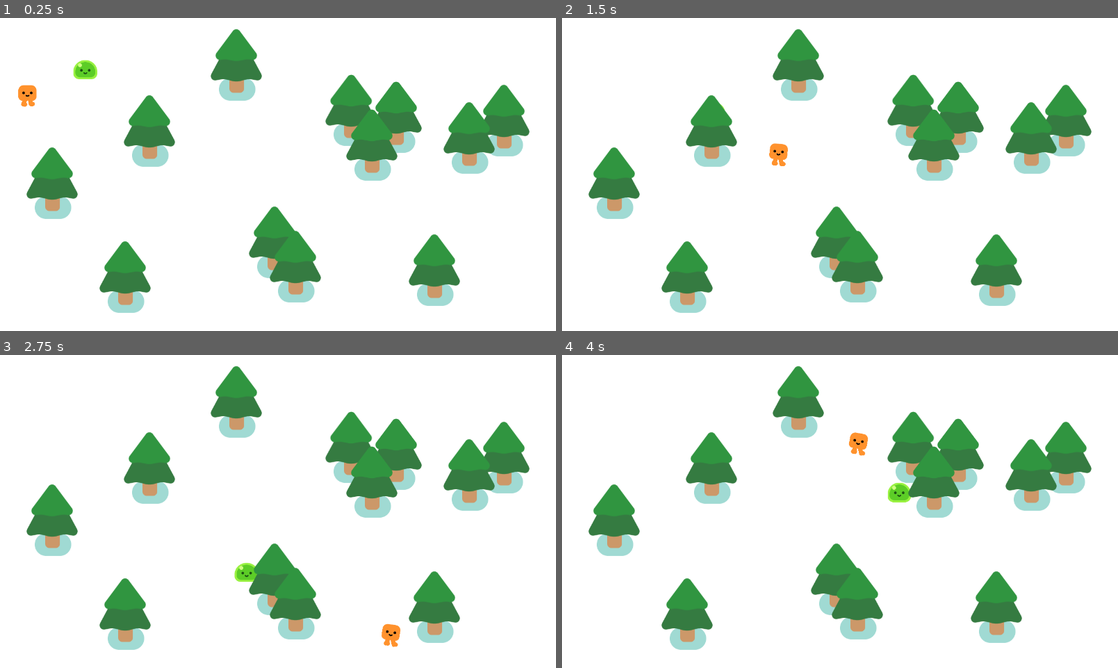
Above: before the commit, frames 1-4 (two rows, left to right).
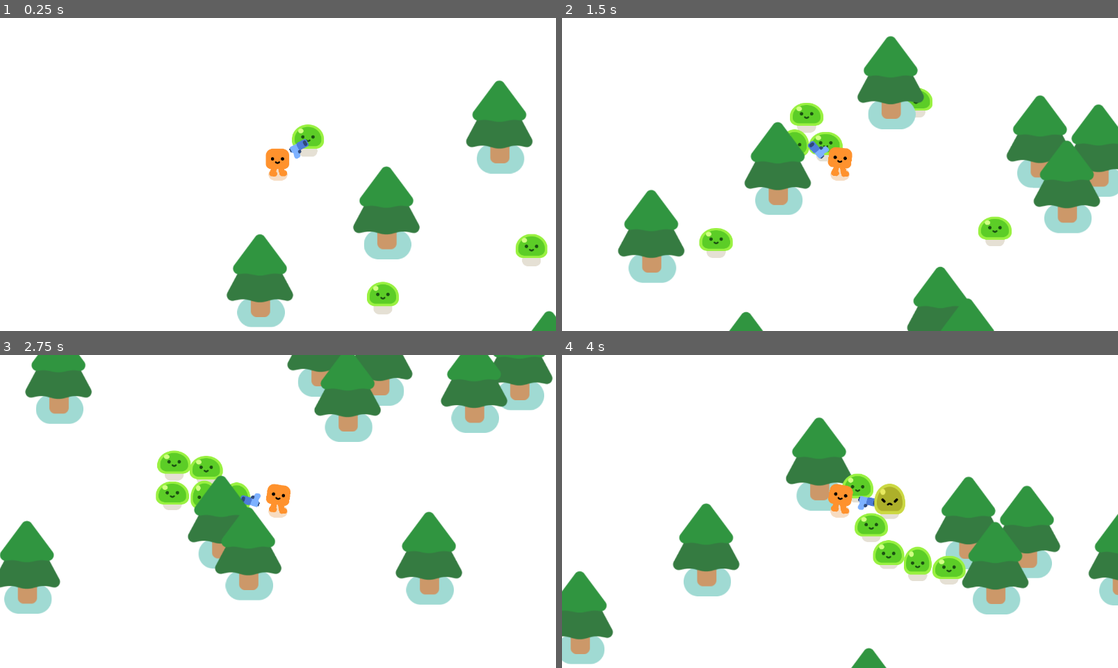
Above: after the commit, the same moments.

Repository: etukurudinesh/godot-one
Game: Godot game, scene res://scenes/game.tscn
Same seed, same stepped clock (60 frames per second), same inputs: the game is played once before the commit and once after it.
Inputs:
- Up to frame 1 (0.25 s): no input
- Up to frame 2 (1.5 s): hold D (move_right) 0.53-1.28 s; hold S (move_down) from 1.28 s (still down)
- Up to frame 3 (2.75 s): release S (move_down) at 2.03 s; hold D (move_right) from 2.03 s (still down)
- Up to frame 4 (4 s): release D (move_right) at 2.78 s; hold W (move_up) 2.78-3.53 s; hold A (move_left) from 3.53 s (still down)

The runs differ from the first frame. In frame 1, 21% of the frame differs, in the area x 3-100%, y 3-100%; in frame 2, 29%; in frame 3, 34%, in the area x 0-100%, y 0-95%; in frame 4, 31%.

Commit message:
prototyping the first stage

Diff:
--- a/characters/happy_boo/happy_boo.tscn
+++ b/characters/happy_boo/happy_boo.tscn
@@ -591,8 +591,7 @@
 playback_default_blend_time = 0.2
 
 [node name="GroundShadow" type="Sprite2D" parent="."]
-modulate = Color(0.898039, 0.878431, 0.831373, 1)
-z_index = -1
+modulate = Color(0.968627, 0.862745, 0.756863, 1)
 z_as_relative = false
 scale = Vector2(0.8, 0.8)
 texture = ExtResource("2_62bos")
--- /dev/null
+++ b/scenes/bullet.tscn
@@ -0,0 +1,22 @@
+[gd_scene load_steps=4 format=3 uid="uid://dm0adg0tsbn0y"]
+
+[ext_resource type="Texture2D" uid="uid://dftkbqwsfd68r" path="res://pistol/projectile.png" id="1_1r6ht"]
+[ext_resource type="Script" path="res://scripts/bullet.gd" id="1_ynrhk"]
+
+[sub_resource type="CircleShape2D" id="CircleShape2D_prvkk"]
+radius = 16.0312
+
+[node name="bullet" type="Area2D"]
+scale = Vector2(0.7, 0.7)
+collision_layer = 0
+collision_mask = 3
+script = ExtResource("1_ynrhk")
+
+[node name="Projectile" type="Sprite2D" parent="."]
+texture = ExtResource("1_1r6ht")
+
+[node name="CollisionShape2D" type="CollisionShape2D" parent="."]
+position = Vector2(11, 1)
+shape = SubResource("CircleShape2D_prvkk")
+
+[connection signal="body_entered" from="." to="." method="_on_body_entered"]
--- a/scenes/game.tscn
+++ b/scenes/game.tscn
@@ -7,12 +7,15 @@
 [node name="Game" type="Node2D"]
 y_sort_enabled = true
 
-[node name="ColorRect" type="ColorRect" parent="."]
+[node name="CanvasLayer" type="CanvasLayer" parent="."]
+layer = -20
+
+[node name="ColorRect" type="ColorRect" parent="CanvasLayer"]
 offset_right = 1280.0
 offset_bottom = 720.0
 
 [node name="Player" parent="." instance=ExtResource("1_oauw0")]
-position = Vector2(64, 200)
+position = Vector2(152, 192)
 
 [node name="PineTree" parent="." instance=ExtResource("2_wwcrc")]
 position = Vector2(288, 648)
@@ -63,3 +66,23 @@
 [node name="mob" parent="." node_paths=PackedStringArray("player") instance=ExtResource("3_yfqmh")]
 position = Vector2(264, 104)
 player = NodePath("../Player")
+
+[node name="mob2" parent="." node_paths=PackedStringArray("player") instance=ExtResource("3_yfqmh")]
+position = Vector2(672, 368)
+player = NodePath("../Player")
+
+[node name="mob3" parent="." node_paths=PackedStringArray("player") instance=ExtResource("3_yfqmh")]
+position = Vector2(992, 120)
+player = NodePath("../Player")
+
+[node name="mob4" parent="." node_paths=PackedStringArray("player") instance=ExtResource("3_yfqmh")]
+position = Vector2(1136, 576)
+player = NodePath("../Player")
+
+[node name="mob5" parent="." node_paths=PackedStringArray("player") instance=ExtResource("3_yfqmh")]
+position = Vector2(144, 648)
+player = NodePath("../Player")
+
+[node name="mob6" parent="." node_paths=PackedStringArray("player") instance=ExtResource("3_yfqmh")]
+position = Vector2(384, 488)
+player = NodePath("../Player")
--- /dev/null
+++ b/scenes/gun.tscn
@@ -0,0 +1,32 @@
+[gd_scene load_steps=4 format=3 uid="uid://cbhusxu688k2o"]
+
+[ext_resource type="Texture2D" uid="uid://cswb5do8rrj7q" path="res://pistol/pistol.png" id="1_5t8gb"]
+[ext_resource type="Script" path="res://scripts/gun.gd" id="1_jrvgl"]
+
+[sub_resource type="CircleShape2D" id="CircleShape2D_2us8j"]
+radius = 448.286
+
+[node name="Gun" type="Area2D"]
+collision_layer = 2
+collision_mask = 2
+script = ExtResource("1_jrvgl")
+
+[node name="CollisionShape2D" type="CollisionShape2D" parent="."]
+shape = SubResource("CircleShape2D_2us8j")
+
+[node name="Marker2D" type="Marker2D" parent="."]
+
+[node name="Pistol" type="Sprite2D" parent="Marker2D"]
+position = Vector2(48, -8)
+scale = Vector2(0.5, 0.5)
+texture = ExtResource("1_5t8gb")
+
+[node name="ShootingPoint" type="Marker2D" parent="Marker2D/Pistol"]
+unique_name_in_owner = true
+position = Vector2(26, -11)
+
+[node name="Timer" type="Timer" parent="."]
+wait_time = 0.3
+autostart = true
+
+[connection signal="timeout" from="Timer" to="." method="_on_timer_timeout"]
--- a/scenes/mob.tscn
+++ b/scenes/mob.tscn
@@ -8,10 +8,13 @@
 
 [node name="mob" type="CharacterBody2D"]
 scale = Vector2(0.5, 0.5)
+collision_layer = 2
+collision_mask = 3
 motion_mode = 1
 script = ExtResource("1_ky1cw")
 
 [node name="Slime" parent="." instance=ExtResource("1_of74o")]
+unique_name_in_owner = true
 
 [node name="CollisionShape2D" type="CollisionShape2D" parent="."]
 position = Vector2(0, -28)
--- a/scenes/player.tscn
+++ b/scenes/player.tscn
@@ -1,10 +1,14 @@
-[gd_scene load_steps=4 format=3 uid="uid://cdfcg8opo5jxf"]
+[gd_scene load_steps=6 format=3 uid="uid://cdfcg8opo5jxf"]
 
 [ext_resource type="Script" path="res://scripts/player.gd" id="1_oc8e3"]
 [ext_resource type="PackedScene" uid="uid://pbmyh1qru7p" path="res://characters/happy_boo/happy_boo.tscn" id="2_4avvs"]
+[ext_resource type="PackedScene" uid="uid://cbhusxu688k2o" path="res://scenes/gun.tscn" id="3_vn7fx"]
 
 [sub_resource type="CircleShape2D" id="CircleShape2D_owci4"]
 radius = 18.0
+
+[sub_resource type="CircleShape2D" id="CircleShape2D_7bopu"]
+radius = 18.0278
 
 [node name="Player" type="CharacterBody2D"]
 motion_mode = 1
@@ -16,3 +20,19 @@
 [node name="CollisionShape2D" type="CollisionShape2D" parent="."]
 position = Vector2(0, -4)
 shape = SubResource("CircleShape2D_owci4")
+
+[node name="Camera2D" type="Camera2D" parent="."]
+zoom = Vector2(1.3, 1.3)
+
+[node name="Gun" parent="." instance=ExtResource("3_vn7fx")]
+position = Vector2(0, -16)
+
+[node name="HurtBox" type="Area2D" parent="."]
+unique_name_in_owner = true
+collision_layer = 0
+collision_mask = 2
+
+[node name="CollisionShape2D" type="CollisionShape2D" parent="HurtBox"]
+position = Vector2(0, -4)
+shape = SubResource("CircleShape2D_7bopu")
+debug_color = Color(0.886275, 0.329412, 0, 0.419608)
--- /dev/null
+++ b/scenes/test.tscn
@@ -0,0 +1,3 @@
+[gd_scene format=3 uid="uid://v4xoea5tyfpe"]
+
+[node name="Node2D" type="Node2D"]
--- /dev/null
+++ b/scripts/bullet.gd
@@ -0,0 +1,18 @@
+extends Area2D
+
+var speed = 1500
+var travelled_distance = 0
+var range = 1500
+func _physics_process(delta):
+	var direction = Vector2.RIGHT.rotated(rotation)
+	position += direction * speed * delta
+
+	travelled_distance += speed * delta
+	if travelled_distance > range:
+		queue_free()
+
+
+func _on_body_entered(body):
+	queue_free()
+	if body.has_method("take_damage"):
+		body.take_damage()
--- /dev/null
+++ b/scripts/gun.gd
@@ -0,0 +1,30 @@
+extends Area2D
+
+func _physics_process(delta):
+	var enemies_in_range = get_overlapping_bodies()
+	if enemies_in_range.size() > 0:
+		'''
+		# nearest enemy
+
+		var nearest_enemy = enemies_in_range[0]
+		for _enemy in enemies_in_range:
+			if(calcDistanceToObject(_enemy) <= calcDistanceToObject(nearest_enemy)):
+				nearest_enemy = _enemy
+		'''
+		var enemy = enemies_in_range.front()
+		look_at(enemy.global_position)
+
+
+# calculate the magnitude from gun to a given object
+func calcDistanceToObject(entity):
+	return abs((global_position - entity.global_position).length())
+
+func shoot() -> void:
+	const BULLET = preload("res://scenes/bullet.tscn") # loading a bullet into memory
+	var bullet = BULLET.instantiate() # generate a bullet in the scene
+	%ShootingPoint.add_child(bullet)
+	bullet.global_position = %ShootingPoint.global_position # position the bulltet
+
+
+func _on_timer_timeout():
+	shoot()
--- a/scripts/mob.gd
+++ b/scripts/mob.gd
@@ -1,13 +1,26 @@
 extends CharacterBody2D
 
 @export var player : CharacterBody2D
-var speed = 300
+var health : int = 6
+
+
+var speed : float = 300.0
 func _ready():
-	$Slime.play_idle()
+	$Slime.play_walk()
 
 func _physics_process(delta):
 	#var direction = global_position.direction_to(player.global_position)
 	var direction = (player.global_position - global_position).normalized()
 	velocity = direction * speed
+	move_and_slide()
 
-	move_and_slide()
+func take_damage():
+	health -= 1
+	%Slime.play_hurt()
+	if health <= 0:
+		queue_free()
+
+		const EXPLOSION = preload("res://smoke_explosion/smoke_explosion.tscn")
+		var explosion = EXPLOSION.instantiate()
+		get_parent().add_child(explosion)
+		explosion.global_position = global_position
--- a/scripts/player.gd
+++ b/scripts/player.gd
@@ -1,6 +1,10 @@
 extends CharacterBody2D
 
-var speed : float = 600.0
+var speed : float = 400.0
+var health = 100.0
+const DAMAGE_RATE = 5.0
+
+signal health_depleted
 
 func _ready():
 	get_node("HappyBoo").play_idle_animation()
@@ -8,12 +12,19 @@
 func _physics_process(delta):
 
 	var direction : Vector2 = Input.get_vector("move_left","move_right","move_up","move_down")
-	velocity = direction * speed
-
+	#velocity = lerp(Vector2(0,0), direction * speed, 0.95)
+	#velocity = direction * speed
+	velocity = velocity.slerp(direction * speed, 0.6)
+	move_and_slide()
 	# if magnitude is not 0 -> walk animation else idle animation
 	if velocity.length():
 		get_node("HappyBoo").play_walk_animation()
 	else:
 		$HappyBoo.play_idle_animation()
 
-	move_and_slide()
+	var overlapping_bodies : Array = %HurtBox.get_overlapping_bodies()
+
+	if overlapping_bodies.size() > 0:
+		health -= DAMAGE_RATE * overlapping_bodies.size() * delta
+		if health <= 0:
+			health_depleted.emit()
--- /dev/null
+++ b/scripts/test.gd
@@ -0,0 +1,7 @@
+extends Node2D
+
+func _ready():
+	pass
+
+func _process(delta):
+	pass
